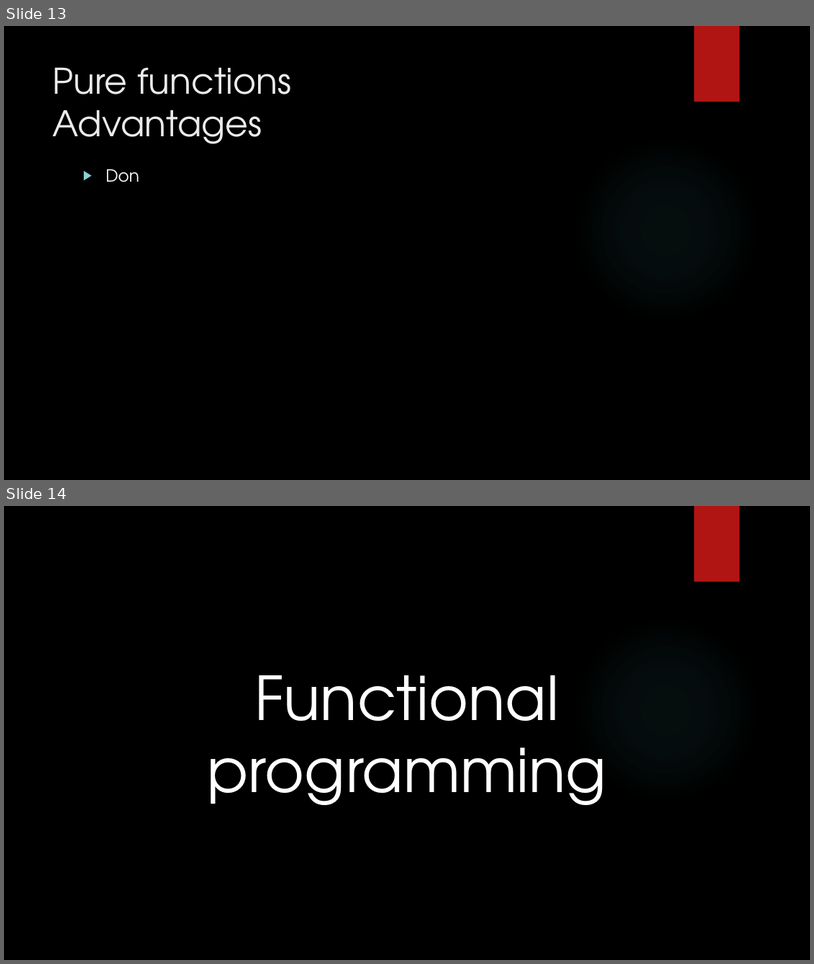
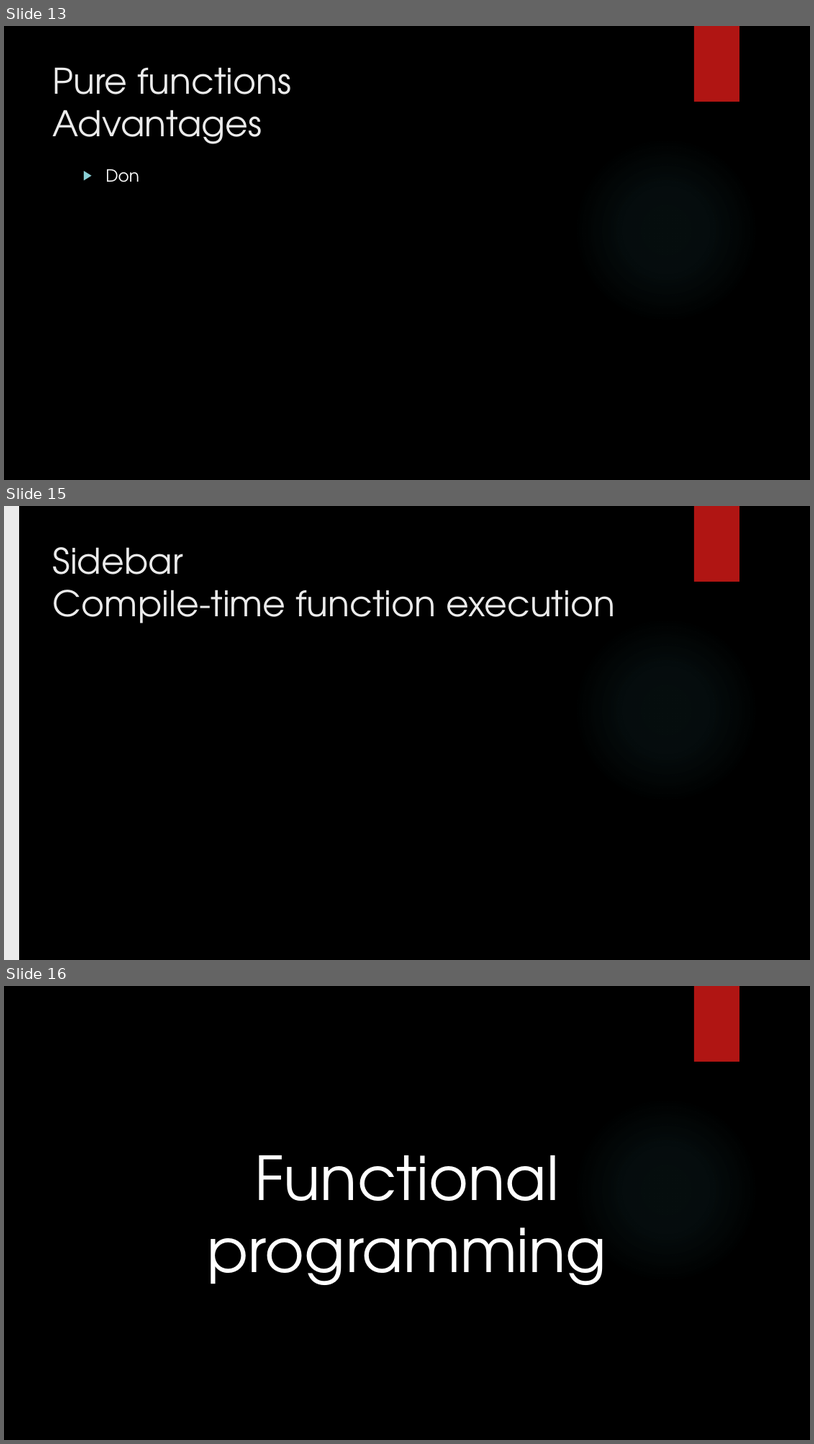
Before and after one commit to dennisdietrich/FpWithCSharp, a slide deck: doc/GetFuncY.pptx. Shown one above the other, each under a label of ours: slides 13 and 14 before the commit, slides 13, 15 and 16 after it; the slides between them are not shown. The pictures are 814x964 and 814x1444 pixels, drawn with LibreOffice and Linux fonts; fonts in the diff are those of the drawing; background and template pictures are left out. Boxes give left, top, right and bottom in pixels: in the first picture for what was removed or moved away, otherwise in the second. Text is boxed around its words. In the diff, an @@ line names an element or a change of style, - is before the commit and + after.

Commit message:
Added (placeholder) slides for referential transparency and compile-time function execution sidebars

```diff
--- a/doc/GetFuncY.pptx
+++ b/doc/GetFuncY.pptx
@@ slide 15 added at (4, 506, 810, 960), background picture (left out); not listed: 2 template elements that a slide beside it also shows @@
@@ rectangle added at (4, 506, 19, 960), fill #EBEBEB @@
@@ title added at (53, 547, 615, 623), 42 pt, text #EBEBEB @@
+Sidebar
+Compile-time function execution
@@ what was slide 14 is now slide 16 @@
```
Also in this commit, not shown: 5 slides changed, 1 other slide added.
